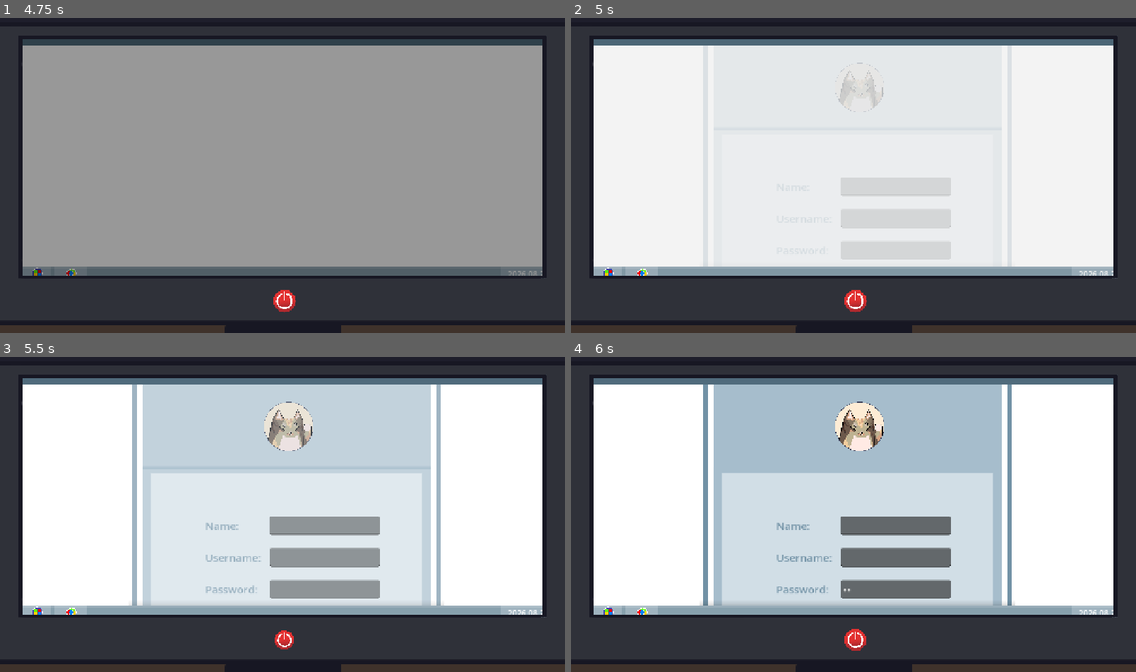
Above: before the commit, frames 1-4 (two rows, left to right).
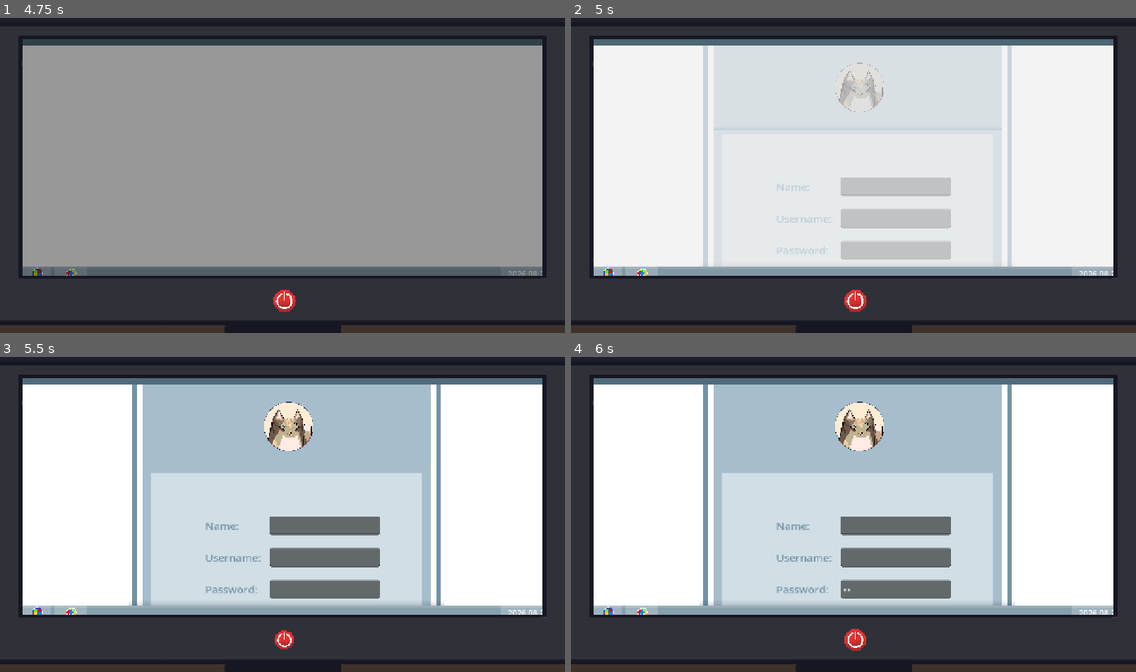
Above: after the commit, the same moments.

Repository: ArtyomDevGames/Brackeys_GJ
Game: Godot game, scene res://Game/Main/Scenes/main_menu.tscn
The game is run twice, just before and just after one commit, with the same random seed, the same clock (stepped at 60 frames per second) and the same inputs.
Inputs (mouse positions are in pixels of both pictures, inside the frame that each line leads up to):
- Up to frame 1 (4.75 s): click (282, 285) at 0.5 s; click (33, 279) at 1.27 s; click "Register" at 2 s; click (282, 301) at 2.75 s; click (33, 279) at 3.5 s; click (282, 301) at 4.25 s
- Up to frame 2 (5 s): no input
- Up to frame 3 (5.5 s): click (322, 527) at 5.02 s; type "Alex" at 5.1 s; click (322, 558) at 5.25 s; type "Alex" at 5.33 s; click (322, 590) at 5.48 s
- Up to frame 4 (6 s): type "12" at 5.57 s; click (853, 640) at 5.75 s

Frame 1 is identical in both runs. In frame 2, 0.1% of the frame differs, in the area x 46-68%, y 14-67%; in frame 3, 19%, in the area x 23-78%, y 8-79%; in frame 4, nothing differs.

Commit message:
sounds added

Diff:
--- a/game/Game/Main/Scenes/level_select.tscn
+++ b/game/Game/Main/Scenes/level_select.tscn
@@ -2,6 +2,7 @@
 
 [ext_resource type="PackedScene" uid="uid://ceqpcqdialil7" path="res://Game/UI/Scenes/icon_frame.tscn" id="1_542fk"]
 [ext_resource type="Script" uid="uid://dt0fanoiyhj7g" path="res://Game/Main/Scripts/level_select.gd" id="1_drr54"]
+[ext_resource type="ButtonGroup" uid="uid://r328xbw1tc0" path="res://Resources/Groups/LevelSelectGroup.tres" id="2_0utjo"]
 [ext_resource type="PackedScene" uid="uid://ddybls5jx3blt" path="res://Game/UI/Scenes/level_select_button.tscn" id="2_l13d0"]
 
 [sub_resource type="StyleBoxFlat" id="StyleBoxFlat_l13d0"]
@@ -23,19 +24,49 @@
 [sub_resource type="StyleBoxFlat" id="StyleBoxFlat_0utjo"]
 bg_color = Color(0.6509804, 0.7411765, 0.8, 1)
 
+[sub_resource type="Animation" id="Animation_drr54"]
+length = 0.001
+tracks/0/type = "value"
+tracks/0/imported = false
+tracks/0/enabled = true
+tracks/0/path = NodePath("ScrollContainer:modulate")
+tracks/0/interp = 1
+tracks/0/loop_wrap = true
+tracks/0/keys = {
+"times": PackedFloat32Array(0),
+"transitions": PackedFloat32Array(1),
+"update": 0,
+"values": [Color(1, 1, 1, 0)]
+}
+
 [sub_resource type="Animation" id="Animation_d5ugc"]
 resource_name = "ShowLevelSelect"
+tracks/0/type = "value"
+tracks/0/imported = false
+tracks/0/enabled = true
+tracks/0/path = NodePath("ScrollContainer:modulate")
+tracks/0/interp = 1
+tracks/0/loop_wrap = true
+tracks/0/keys = {
+"times": PackedFloat32Array(0.2, 0.7),
+"transitions": PackedFloat32Array(1, 1),
+"update": 0,
+"values": [Color(1, 1, 1, 0), Color(1, 1, 1, 1)]
+}
 
 [sub_resource type="AnimationLibrary" id="AnimationLibrary_mc43n"]
 _data = {
+&"RESET": SubResource("Animation_drr54"),
 &"ShowLevelSelect": SubResource("Animation_d5ugc")
 }
 
 [node name="LevelSelect" type="CanvasLayer" unique_id=2052156145]
 layer = 35
 script = ExtResource("1_drr54")
+group = ExtResource("2_0utjo")
 
 [node name="ScrollContainer" type="ScrollContainer" parent="." unique_id=875850990]
+modulate = Color(1, 1, 1, 0)
 offset_left = 141.0
 offset_right = 1131.0
 offset_bottom = 569.0
@@ -69,6 +100,8 @@
 offset_top = 220.0
 offset_right = 583.0
 offset_bottom = 496.0
+toggle_mode = true
+button_group = ExtResource("2_0utjo")
 item_id = 1
 item_name = "Item2"
 
@@ -78,6 +111,8 @@
 offset_top = 220.0
 offset_right = 301.0
 offset_bottom = 496.0
+toggle_mode = true
+button_group = ExtResource("2_0utjo")
 item_state_id = 3
 item_name = "Item1"
 
@@ -87,6 +122,8 @@
 offset_top = 220.0
 offset_right = 859.0
 offset_bottom = 496.0
+toggle_mode = true
+button_group = ExtResource("2_0utjo")
 item_id = 2
 item_name = "Item3"
 
@@ -131,3 +168,7 @@
 
 [node name="AnimationPlayer" type="AnimationPlayer" parent="." unique_id=520544005]
 libraries/ = SubResource("AnimationLibrary_mc43n")
+
+[connection signal="pressed" from="ScrollContainer/Control/BackPanel/Panel2/LevelSelectButton2" to="." method="on_level_button_pressed"]
+[connection signal="pressed" from="ScrollContainer/Control/BackPanel/Panel2/LevelSelectButton" to="." method="on_level_button_pressed"]
+[connection signal="pressed" from="ScrollContainer/Control/BackPanel/Panel2/LevelSelectButton3" to="." method="on_level_button_pressed"]
--- a/game/Game/Main/Scenes/registration.tscn
+++ b/game/Game/Main/Scenes/registration.tscn
@@ -40,7 +40,7 @@
 
 [sub_resource type="Animation" id="Animation_brqll"]
 resource_name = "ShowRegistration"
-length = 2.0
+length = 1.4
 tracks/0/type = "value"
 tracks/0/imported = false
 tracks/0/enabled = true
@@ -48,7 +48,7 @@
 tracks/0/interp = 1
 tracks/0/loop_wrap = true
 tracks/0/keys = {
-"times": PackedFloat32Array(0.4, 1.4000001),
+"times": PackedFloat32Array(0.4, 1),
 "transitions": PackedFloat32Array(1, 1),
 "update": 0,
 "values": [Color(1, 1, 1, 0), Color(1, 1, 1, 1)]
--- a/game/Game/Main/Scripts/level_select.gd
+++ b/game/Game/Main/Scripts/level_select.gd
@@ -1,9 +1,36 @@
 extends CanvasLayer
+
+@export var group : ButtonGroup
 
 @onready var name_label: Label = $ScrollContainer/Control/BackPanel/Panel/NameLabel
 @onready var money_label: Label = $ScrollContainer/Control/BackPanel/Panel2/MoneyLabel
 
+@onready var animation_player: AnimationPlayer = $AnimationPlayer
 
 func _ready() -> void:
 	name_label.text = Global.Player_name
 	money_label.text = money_label.text.format([Global.current_money_amount], "[]")
+	show_level_select()
+
+
+func show_level_select():
+	NoTouchRect.visible = true
+	animation_player.play("ShowLevelSelect")
+	await animation_player.animation_finished
+	NoTouchRect.visible = false
+
+func hide_level_select():
+	NoTouchRect.visible = true
+	animation_player.play_backwards("ShowLevelSelect")
+	await animation_player.animation_finished
+	NoTouchRect.visible = false
+
+func on_level_button_pressed():
+	var button = group.get_pressed_button()
+
+	await hide_level_select()
+
+	Global.current_level_name = button.item_name
+	Global.set_time(button.item_id)
+	get_tree().change_scene_to_file("res://Game/Main/Scenes/game.tscn")
+	Global.current_scene = "res://Game/Main/Scenes/game.tscn"
--- a/game/Game/UI/Scenes/custom_button.tscn
+++ b/game/Game/UI/Scenes/custom_button.tscn
@@ -1,6 +1,8 @@
 [gd_scene format=3 uid="uid://8rndrao5eeai"]
 
 [ext_resource type="Script" uid="uid://dxovq8yet47yu" path="res://Game/UI/Scripts/custom_button.gd" id="1_tnfv0"]
+[ext_resource type="AudioStream" uid="uid://biyi6ql3iilq3" path="res://Assets/Audio/Sounds/UI/basic_button_hover.wav" id="2_ng47a"]
+[ext_resource type="AudioStream" uid="uid://dpy0uwd3kfusi" path="res://Assets/Audio/Sounds/UI/basic_button_pressed.wav" id="3_0ysww"]
 
 [node name="CustomButton" type="Button" unique_id=1194507549]
 offset_right = 115.0
@@ -12,5 +14,12 @@
 script = ExtResource("1_tnfv0")
 
 [node name="HoverSound" type="AudioStreamPlayer2D" parent="." unique_id=1006707378]
+stream = ExtResource("2_ng47a")
+volume_db = 0.5
 
 [node name="PressedSound" type="AudioStreamPlayer2D" parent="." unique_id=659764151]
+stream = ExtResource("3_0ysww")
+volume_db = 0.5
+
+[connection signal="mouse_entered" from="." to="." method="_on_mouse_entered"]
+[connection signal="pressed" from="." to="." method="_on_pressed"]
--- a/game/Game/UI/Scenes/level_select_button.tscn
+++ b/game/Game/UI/Scenes/level_select_button.tscn
@@ -120,6 +120,7 @@
 [node name="AnimationPlayer" type="AnimationPlayer" parent="." unique_id=570764805]
 libraries/ = SubResource("AnimationLibrary_woj1u")
 
+[node name="HoverSound" type="AudioStreamPlayer2D" parent="." unique_id=5243553]
+
 [connection signal="mouse_entered" from="." to="." method="_on_mouse_entered"]
 [connection signal="mouse_exited" from="." to="." method="_on_mouse_exited"]
-[connection signal="pressed" from="." to="." method="_on_pressed"]
--- a/game/Game/UI/Scenes/monitor.tscn
+++ b/game/Game/UI/Scenes/monitor.tscn
@@ -3,6 +3,9 @@
 [ext_resource type="Script" uid="uid://d272tsl161knu" path="res://Game/UI/Scripts/monitor.gd" id="1_110af"]
 [ext_resource type="Texture2D" uid="uid://dvo3uj3pphw7" path="res://Assets/Art/UI/Monitor.png" id="2_ve7nu"]
 [ext_resource type="Texture2D" uid="uid://b2yv5fuuh5gjt" path="res://Assets/Art/UI/MonitorButton.png" id="3_ve7nu"]
+[ext_resource type="AudioStream" uid="uid://bsvcm2yhvwwgr" path="res://Assets/Audio/Sounds/UI/computer-sound.wav" id="4_shgky"]
+[ext_resource type="AudioStream" uid="uid://bi5q5vtb3oda0" path="res://Assets/Audio/Sounds/UI/windows-xp-startup.mp3" id="4_xvetb"]
+[ext_resource type="AudioStream" uid="uid://gljw74ksba5n" path="res://Assets/Audio/Sounds/UI/windows-xp-shutdown.mp3" id="5_bol4p"]
 
 [sub_resource type="Animation" id="Animation_ve7nu"]
 length = 0.001
@@ -164,6 +167,19 @@
 scale = Vector2(0.047558572, 0.047558572)
 texture = ExtResource("3_ve7nu")
 
+[node name="MonitorSound" type="AudioStreamPlayer2D" parent="." unique_id=496676659]
+stream = ExtResource("4_shgky")
+volume_db = 24.0
+autoplay = true
+
+[node name="TurnOnSound" type="AudioStreamPlayer2D" parent="." unique_id=1975186519]
+stream = ExtResource("4_xvetb")
+volume_db = 0.5
+
+[node name="TurnOffSound" type="AudioStreamPlayer2D" parent="." unique_id=299892772]
+stream = ExtResource("5_bol4p")
+volume_db = 0.5
+
 [connection signal="mouse_entered" from="Button" to="." method="_on_button_mouse_entered"]
 [connection signal="mouse_exited" from="Button" to="." method="_on_button_mouse_exited"]
 [connection signal="pressed" from="Button" to="." method="_on_button_pressed"]
--- a/game/Game/UI/Scenes/user_button.tscn
+++ b/game/Game/UI/Scenes/user_button.tscn
@@ -21,3 +21,7 @@
 offset_right = 158.0
 offset_bottom = 40.0
 text = "TEXT"
+
+[node name="HoverSound" type="AudioStreamPlayer2D" parent="." unique_id=263164097]
+
+[node name="PressedSound" type="AudioStreamPlayer2D" parent="." unique_id=1310593649]
--- a/game/Game/UI/Scripts/custom_button.gd
+++ b/game/Game/UI/Scripts/custom_button.gd
@@ -4,8 +4,24 @@
 @export var button_name : String
 @export var button_text : String
 
+@onready var hover_sound: AudioStreamPlayer2D = $HoverSound
+@onready var pressed_sound: AudioStreamPlayer2D = $PressedSound
+
+
 func _ready() -> void:
 	set_button_text()
+	set_button_theme()
 
 func set_button_text() -> void:
 	text = button_text
+
+
+
+func _on_pressed() -> void:
+	pressed_sound.play()
+
+func _on_mouse_entered() -> void:
+	hover_sound.play()
+
+func set_button_theme():
+	if button_theme != null: theme = button_theme
--- a/game/Game/UI/Scripts/level_select_button.gd
+++ b/game/Game/UI/Scripts/level_select_button.gd
@@ -28,11 +28,6 @@
 	else: state_icon.visible = false
 
 
-func _on_pressed() -> void:
-	Global.current_level_name = item_name
-	Global.set_time(item_id)
-	get_tree().change_scene_to_file("res://Game/Main/Scenes/game.tscn")
-	Global.current_scene = "res://Game/Main/Scenes/game.tscn"
 
 
 func _on_mouse_entered() -> void:
--- a/game/Game/UI/Scripts/monitor.gd
+++ b/game/Game/UI/Scripts/monitor.gd
@@ -6,6 +6,10 @@
 @onready var screen_animation: AnimationPlayer = $ScreenAnimation
 @onready var screen: ColorRect = $Screen
 
+# Звуки
+@onready var monitor_sound: AudioStreamPlayer2D = $MonitorSound
+@onready var turn_on_sound: AudioStreamPlayer2D = $TurnOnSound
+@onready var turn_off_sound: AudioStreamPlayer2D = $TurnOffSound
 
 func expand_monitor() -> bool:
 	animation_player.play("GameStart")
@@ -23,11 +27,13 @@
 
 func _on_button_pressed() -> void:
 	if is_screen_on == false:
+		turn_on_sound.play()
 		screen_animation.play("TurnOn")
 		await screen_animation.animation_finished
 		screen.visible = false
 		is_screen_on = true
 	else:
+		turn_off_sound.play()
 		screen.visible = true
 		screen_animation.play_backwards("TurnOn")
 		await screen_animation.animation_finished
--- a/game/Game/UI/Scripts/user_button.gd
+++ b/game/Game/UI/Scripts/user_button.gd
@@ -2,6 +2,7 @@
 
 @export var user_name : String
 @export_range(0, 1) var user_icon_id : int
+@export var button_theme : Theme
 
 @onready var icon_frame: AnimatedSprite2D = $IconFrame
 @onready var user_name_label: Label = $UserNameLabel
@@ -16,3 +17,6 @@
 
 func set_icon():
 	icon_frame.frame = user_icon_id
+
+func set_button_theme():
+	if button_theme != null: theme = button_theme
--- a/game/Game/UI/Scripts/user_button_developers.gd
+++ b/game/Game/UI/Scripts/user_button_developers.gd
@@ -8,6 +8,7 @@
 	set_role()
 	set_icon()
 	set_users_name()
+	set_button_theme()
 
 func set_role() -> void:
 	role_label.text = developer_role
--- /dev/null
+++ b/game/Resources/Groups/LevelSelectGroup.tres
@@ -0,0 +1,4 @@
+[gd_resource type="ButtonGroup" format=3 uid="uid://r328xbw1tc0"]
+
+[resource]
+resource_local_to_scene = false
--- a/game/project.godot
+++ b/game/project.godot
@@ -35,6 +35,12 @@
 window/stretch/mode="canvas_items"
 window/stretch/aspect="expand"
 
+[importer_defaults]
+
+mp3={
+&"loop": true
+}
+
 [physics]
 
 3d/physics_engine="Jolt Physics"
Not shown, added: game/Assets/Audio/Sounds/Game/applepay.mp3.import
Not shown, added: game/Assets/Audio/Sounds/UI/basic_button_hover.wav.import
Not shown, added: game/Assets/Audio/Sounds/UI/basic_button_pressed.wav.import
Not shown, added: game/Assets/Audio/Sounds/UI/computer-sound.wav.import
Not shown, added: game/Assets/Audio/Sounds/UI/windows-xp-shutdown.mp3.import
Not shown, added: game/Assets/Audio/Sounds/UI/windows-xp-startup.mp3.import
Not shown, added: game/Assets/Audio/Sounds/Game/applepay.mp3
Not shown, added: game/Assets/Audio/Sounds/UI/basic_button_hover.wav
Not shown, added: game/Assets/Audio/Sounds/UI/basic_button_pressed.wav
Not shown, added: game/Assets/Audio/Sounds/UI/computer-sound.wav
Not shown, added: game/Assets/Audio/Sounds/UI/windows-xp-shutdown.mp3
Not shown, added: game/Assets/Audio/Sounds/UI/windows-xp-startup.mp3
